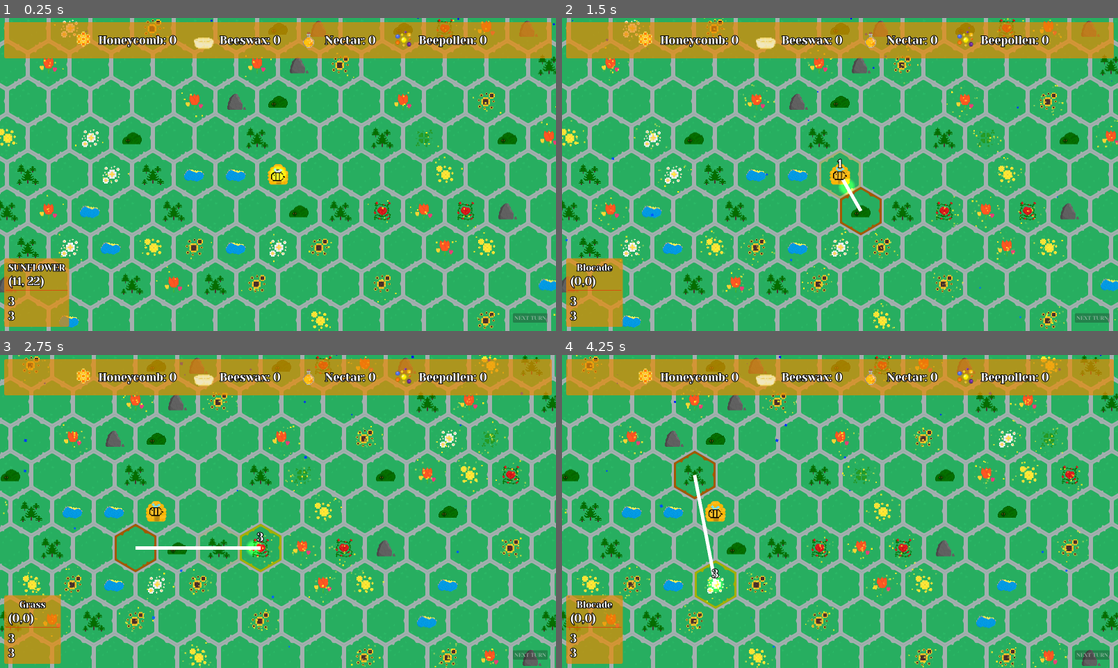
Above: before the commit, frames 1-4 (two rows, left to right).
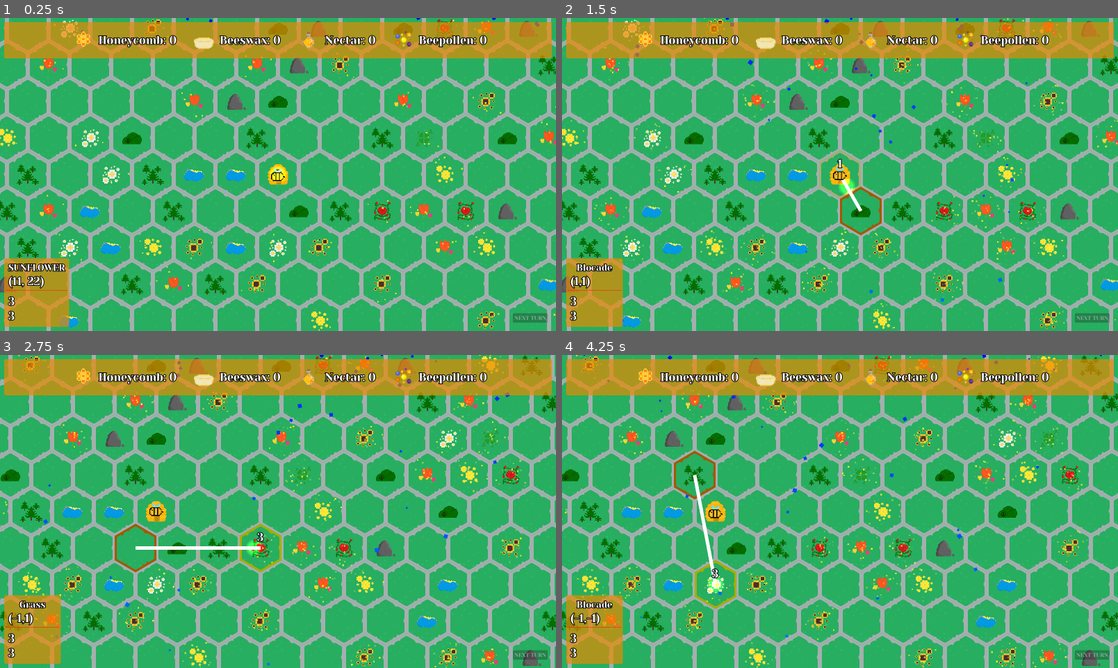
Above: after the commit, the same moments.

Repository: SpeedfireV/slavic-game-jam
Game: Godot game, scene res://game.tscn
The game is run twice, just before and just after one commit, with the same random seed, the same clock (stepped at 60 frames per second) and the same inputs.
Inputs (mouse positions are in pixels of both pictures, inside the frame that each line leads up to):
- Up to frame 1 (0.25 s): no input
- Up to frame 2 (1.5 s): drag from (840, 174) to (878, 246) at 0.52 s; drag from (862, 212) to (817, 136) at 1.27 s
- Up to frame 3 (2.75 s): move the mouse to (255, 549) at 2.02 s; hold D (move_right) from 2.03 s (still down); click (255, 549) at 2.1 s
- Up to frame 4 (4.25 s): release D (move_right) at 2.75 s; drag from (678, 511) to (717, 583) at 2.77 s; drag from (695, 473) to (717, 583) at 3.52 s

The runs differ from the first frame. In frame 1, less than 0.1% of the frame differs, in the area x 14-100%, y 0-5%; in frame 2, 0.3%; in frame 3, 0.4%, in the area x 2-95%, y 0-100%; in frame 4, 0.4%.

Commit message:
rain updat
rain updat

Diff:
--- a/rain_effect.tscn
+++ b/rain_effect.tscn
@@ -7,6 +7,7 @@
 
 [node name="RainEffectParticles" type="CPUParticles2D"]
 amount = 50
+gravity = Vector2(-420, 980)
 angular_velocity_min = 15.0
 angular_velocity_max = 50.0
 angle_max = 180.0
--- a/ui/hex_description/hex_description.gd
+++ b/ui/hex_description/hex_description.gd
@@ -5,4 +5,4 @@
 
 func update_info(hexagon: MapHexagon):
 	resource_name_label.text = hexagon.get_hex_resource_name()
-	coordinates_label.text = "(" + str(hexagon.coords.x / 60) + "," + str (hexagon.coords.y / 105) + ")"
+	coordinates_label.text = "(" + str(hexagon.coords.x) + "," + str (hexagon.coords.y / 3) + ")"
--- a/ui/hud.tscn
+++ b/ui/hud.tscn
@@ -11,9 +11,9 @@
 
 [node name="RainEffect" parent="." instance=ExtResource("2_en2x2")]
 position = Vector2(248, 10)
+amount = 75
 lifetime = 3.0
-scale_amount_min = 2.0
-scale_amount_max = 8.0
+initial_velocity_max = 30.3
 
 [node name="StatsBar" parent="." instance=ExtResource("1_rbyyf")]
 unique_name_in_owner = true
